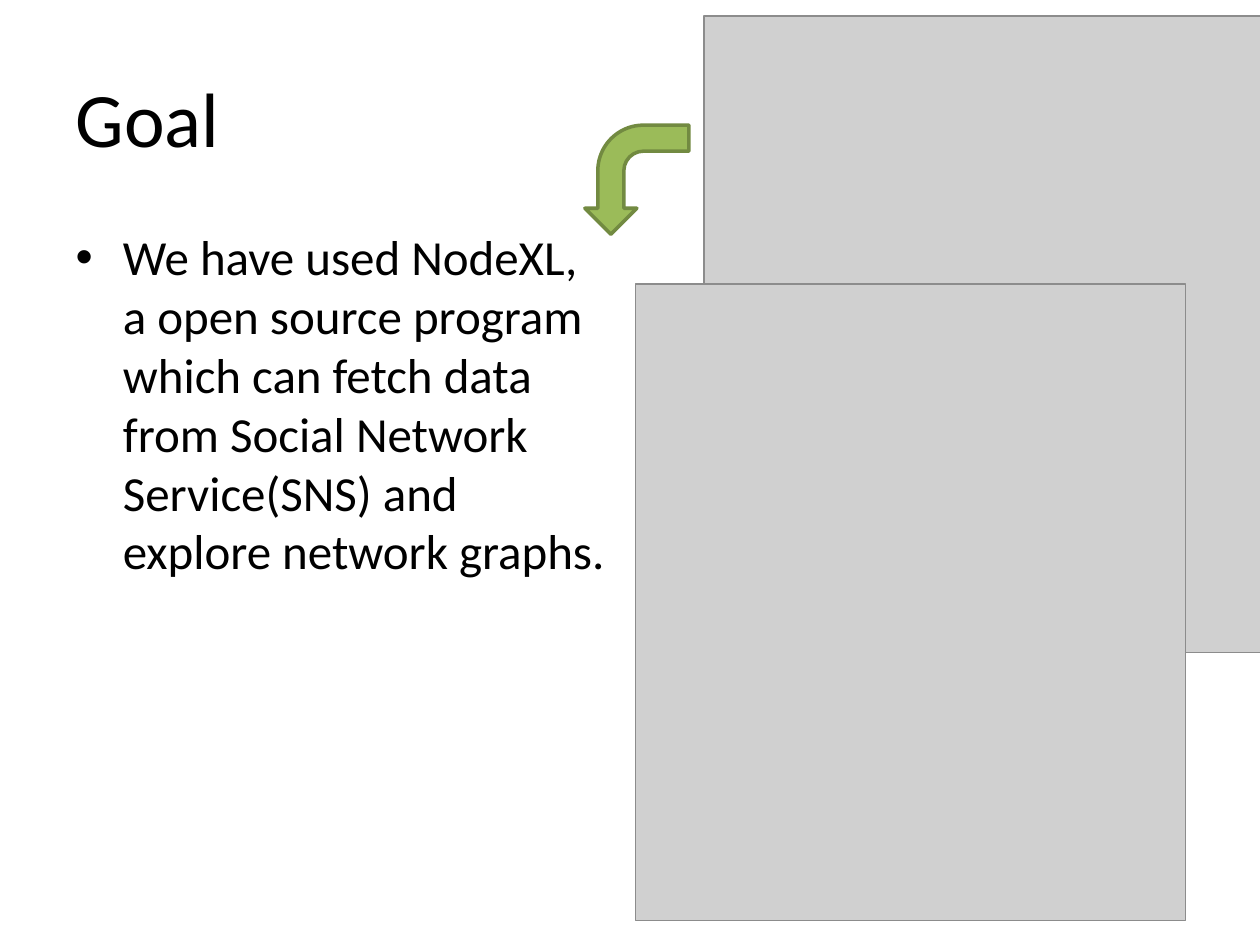
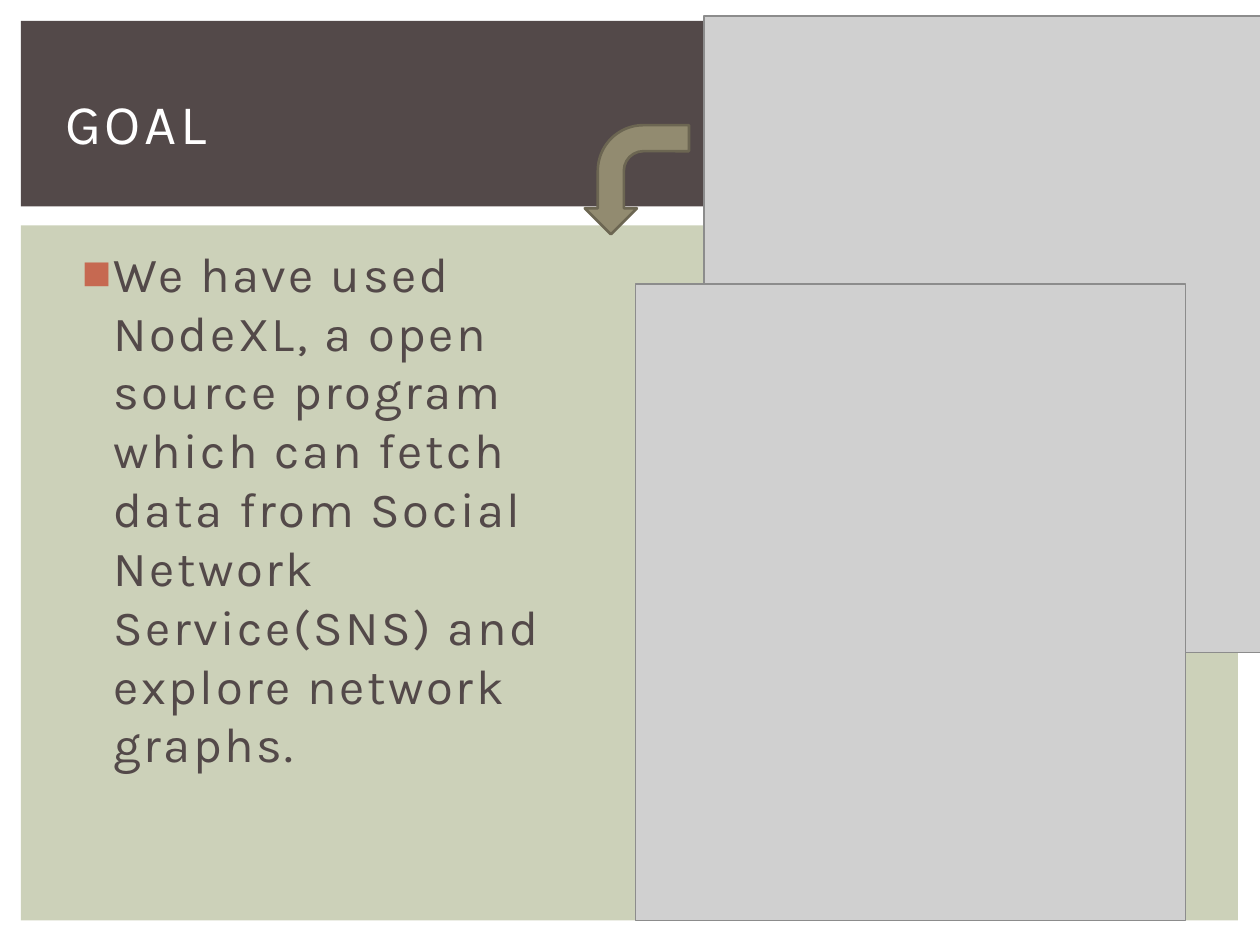
Before and after one commit to 2014-sed-team3/term-project, a slide deck: slide 3 of project/report/report.pptx. Drawn at 1260x945 pixels with LibreOffice and Linux fonts; fonts in the diff are those of the drawing; grey boxes stand for pictures. Boxes give left, top, right and bottom in pixels: in the first picture for what was removed or moved away, otherwise in the second. Text is boxed around its words. In the diff, an @@ line names an element or a change of style, - is before the commit and + after.

```diff
--- a/project/report/report.pptx
+++ b/project/report/report.pptx
@@ rectangle added at (21, 21, 1236, 207), fill #534949 @@
@@ title at (65, 108, 206, 145): text changed; size 44 to 32 pt; font Calibri to Karla; text colour #000000 to #FFFFFF @@
-Goal
+GOAL
@@ bent arrow at (585, 125, 689, 234): fill #9BBB59 to #928B70; outline #738A42 2 pt to #6C6753 1.5 pt @@
@@ rectangle added at (21, 226, 1239, 921), fill #CCD1B9 @@
@@ text "We have used NodeXL, a ...": place and size @@
-text "We have used NodeXL, a ..." at (123, 241, 604, 578)
+text "We have used NodeXL, a ..." at (113, 258, 539, 774)
@@ text "We have used NodeXL, a ..." at (113, 258, 539, 774): font Calibri to Karla, text colour #000000 to #534949, letter spacing 0 to 1.5 pt; bullet • to ■ @@
```
Also in this commit, not shown: 26 other slides changed, 2 slides added, 2 slides removed, 1 other file.
